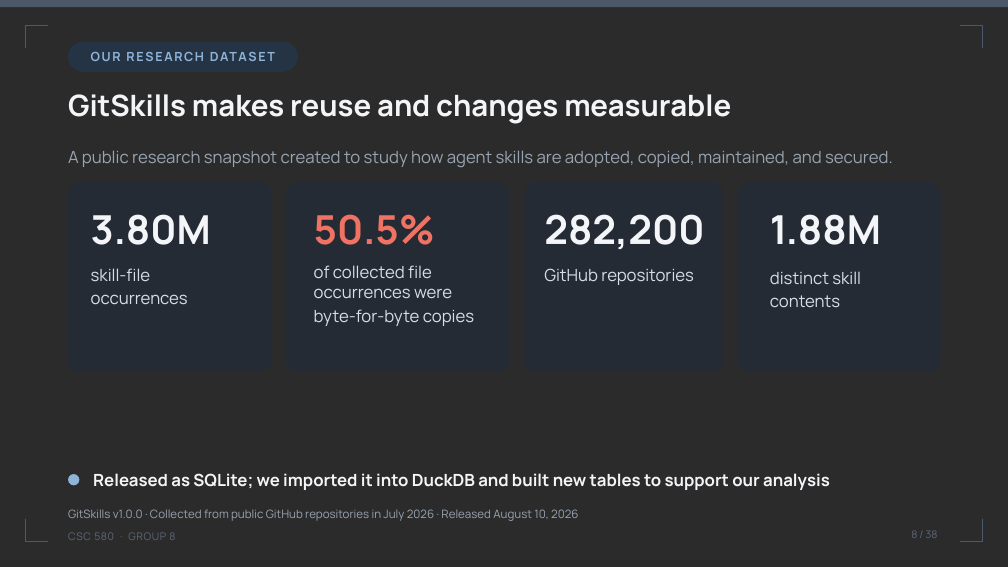
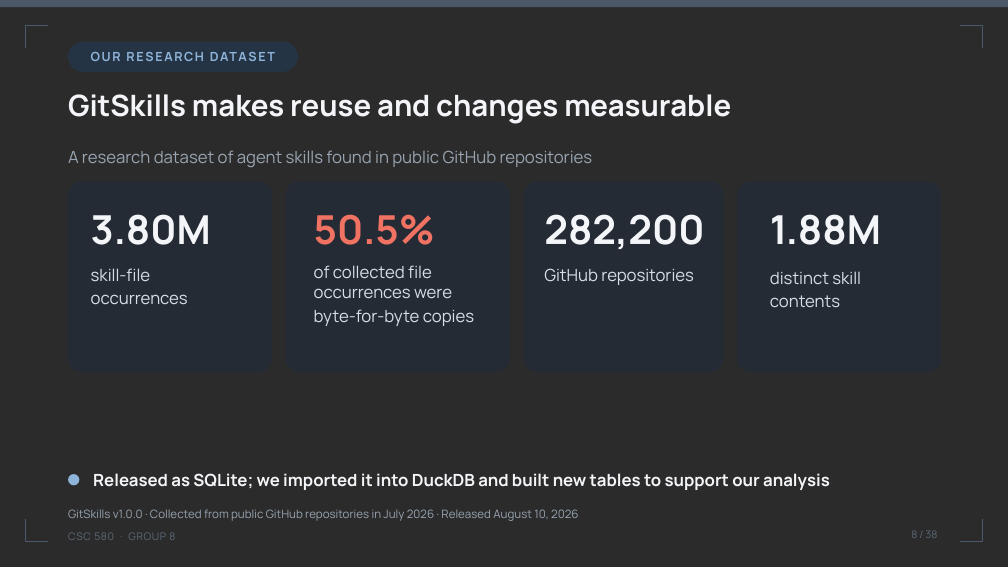
Before and after one commit to umdnp/csc580-project8, a slide deck: slide 8 of docs/group8_final_presentation.pptx. Drawn at 1008x567 pixels with LibreOffice and Linux fonts; fonts in the diff are those of the drawing; background and template pictures are left out; a plain dark background stands for a picture behind light text. Boxes give left, top, right and bottom in pixels: in the first picture for what was removed or moved away, otherwise in the second. Text is boxed around its words. In the diff, an @@ line names an element or a change of style, - is before the commit and + after.

```diff
--- a/docs/group8_final_presentation.pptx
+++ b/docs/group8_final_presentation.pptx
@@ text at box(68, 150, 593, 167): text changed @@
-A public research snapshot created to study how agent skills are adopted, copied, maintained, and secured.
+A research dataset of agent skills found in public GitHub repositories
```
Also in this commit, not shown: 25 other slides changed.
